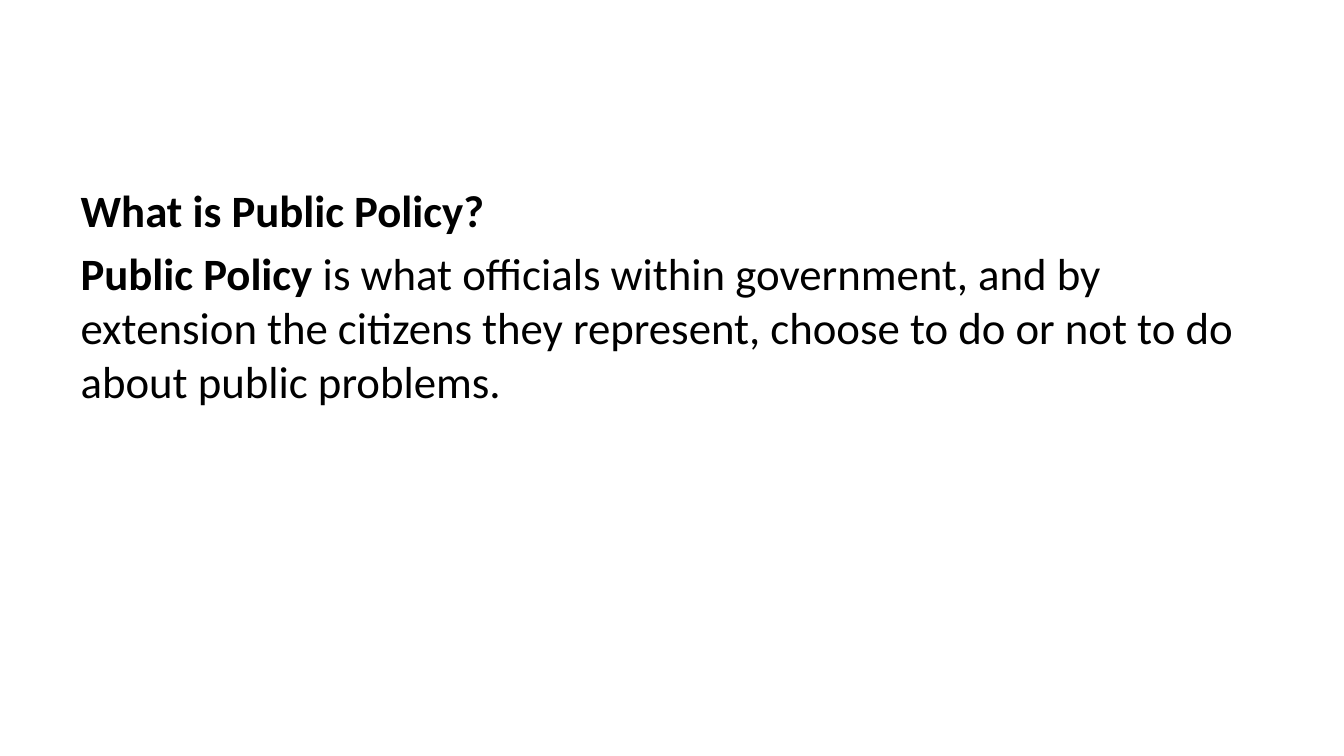
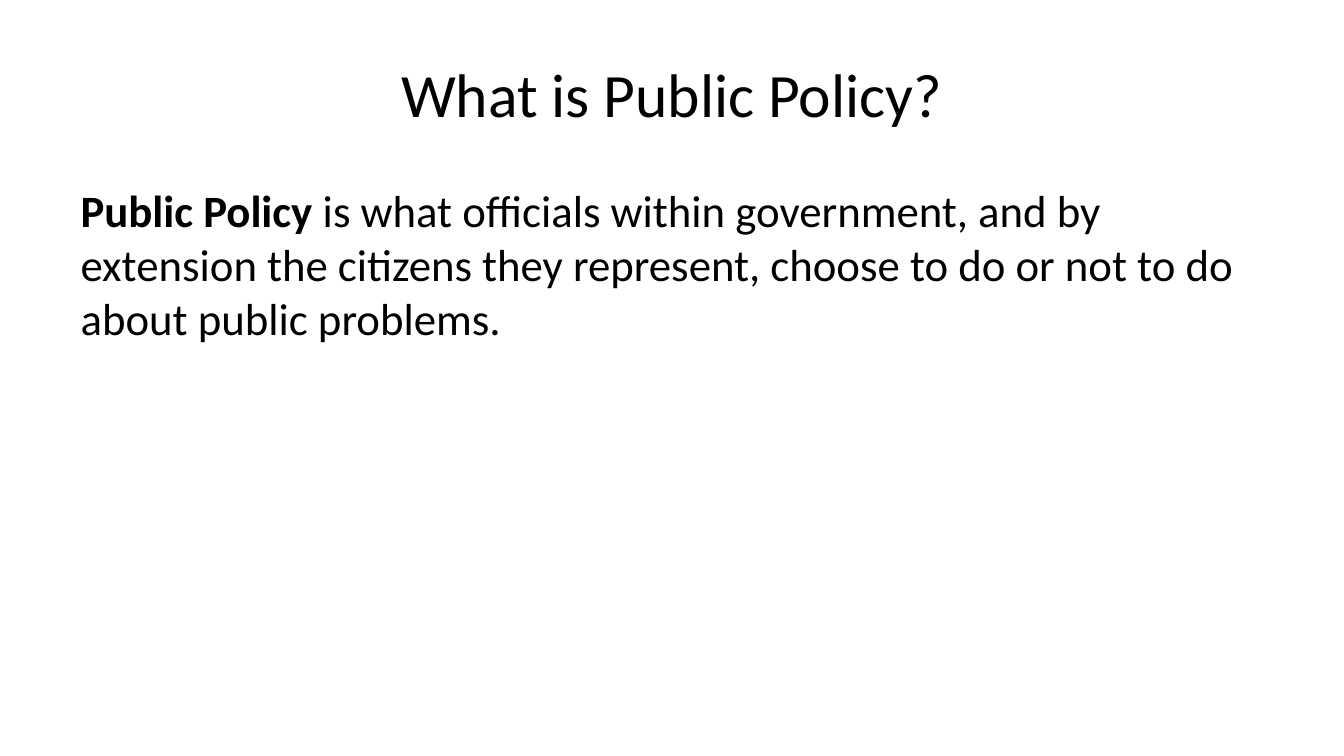
Before and after one commit to dadams-AU/slides-POSC-315, a slide deck: slide 5 of slide deck/Introduction to Public Policy.pptx. Drawn at 1344x756 pixels with LibreOffice and Linux fonts; fonts in the diff are those of the drawing. Boxes give left, top, right and bottom in pixels: in the first picture for what was removed or moved away, otherwise in the second. Text is boxed around its words. In the diff, an @@ line names an element or a change of style, - is before the commit and + after.

```diff
--- a/slide deck/Introduction to Public Policy.pptx
+++ b/slide deck/Introduction to Public Policy.pptx
@@ title added at bbox=[401, 74, 942, 127], 33 pt, text #000000 @@
+What is Public Policy?
@@ text at bbox=[81, 195, 484, 234]: paragraph removed @@
-What is Public Policy?
```
Also in this commit, not shown: 1 other file.
